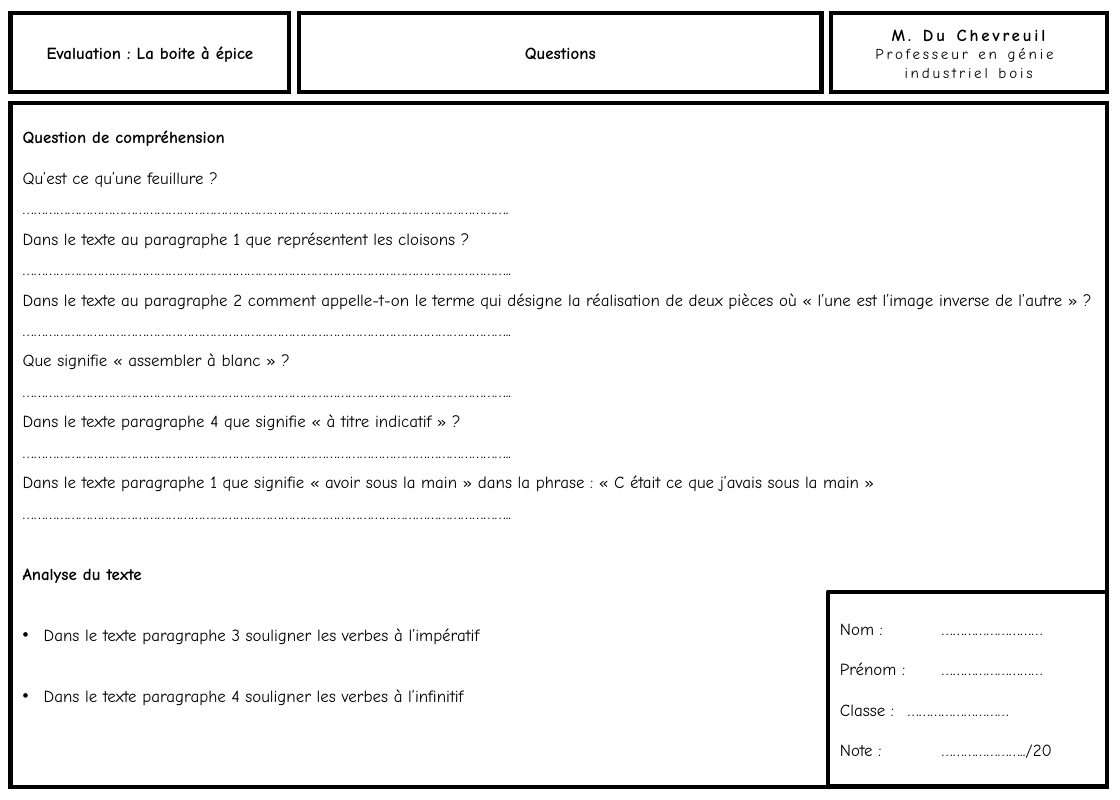
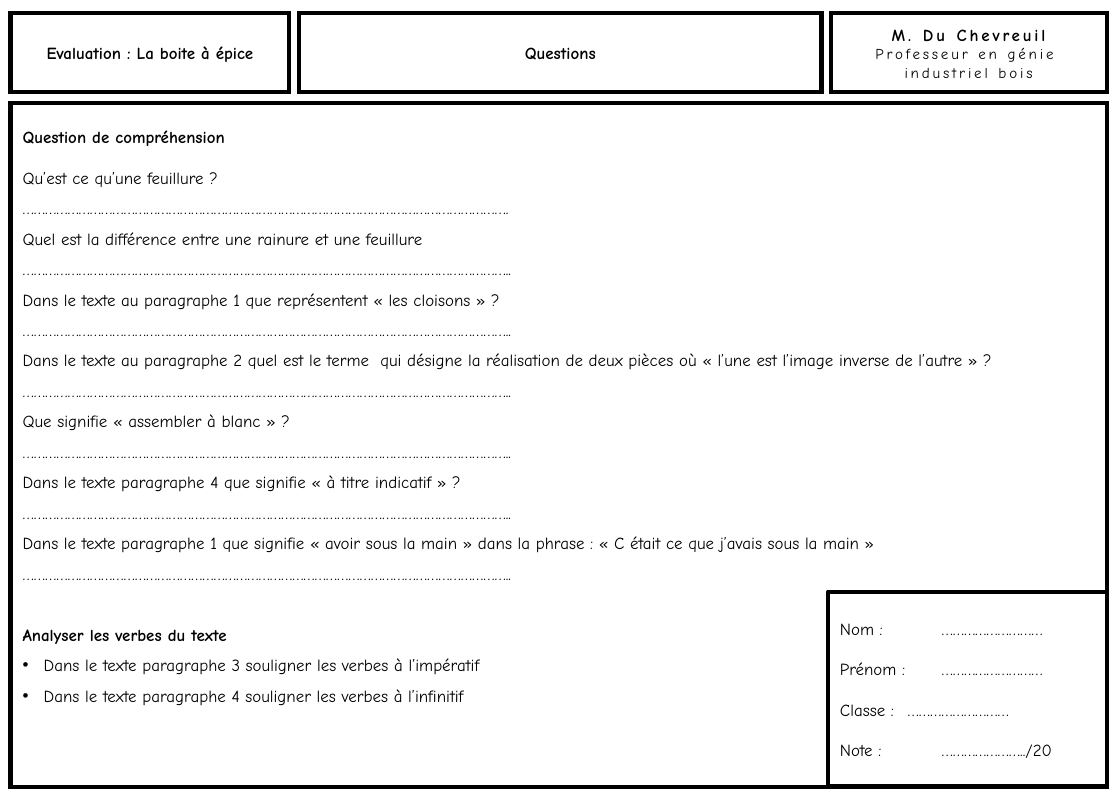
Before and after one commit to kduchevreuil/Cours-Menuiserie, a slide deck: slide 1 of Dossier Co-FR/La boite à épice - interrogation.pptx. Drawn at 1120x800 pixels with LibreOffice and Linux fonts; fonts in the diff are those of the drawing. Boxes give left, top, right and bottom in pixels: in the first picture for what was removed or moved away, otherwise in the second. Text is boxed around its words. In the diff, an @@ line names an element or a change of style, - is before the commit and + after.

```diff
--- a/Dossier Co-FR/La boite à épice - interrogation.pptx
+++ b/Dossier Co-FR/La boite à épice - interrogation.pptx
@@ text in rectangle at [23, 232, 422, 246]: text changed @@
-Dans le texte au paragraphe 1 que représentent les cloisons ?
+Quel est la différence entre une rainure et une feuillure
@@ text in rectangle at [23, 293, 962, 370]: text changed @@
-Dans le texte au paragraphe 2 comment appelle-t-on le terme qui désigne la réalisation de deux pièces où « l’une est l’image inverse de l’autre » ?
+Dans le texte au paragraphe 1 que représentent « les cloisons » ?
+…………………………………………………………………………………………………………………..
+Dans le texte au paragraphe 2 quel est le terme qui désigne la réalisation de deux pièces où « l’une est l’image inverse de l’autre » ?
@@ text in rectangle at [23, 629, 226, 644]: text changed @@
-Analyse du texte
+Analyser les verbes du texte
```
Also in this commit, not shown: 6 other files.
